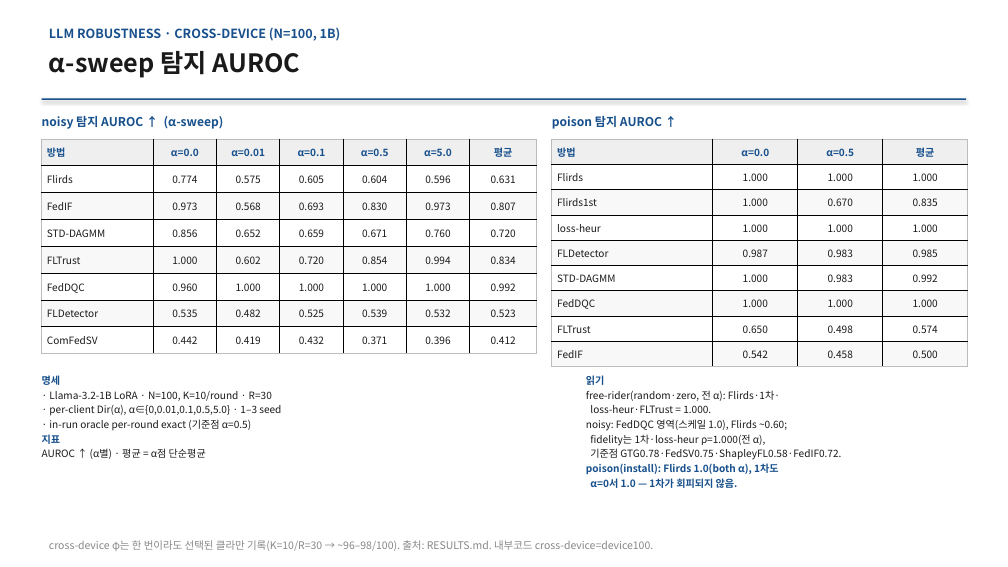
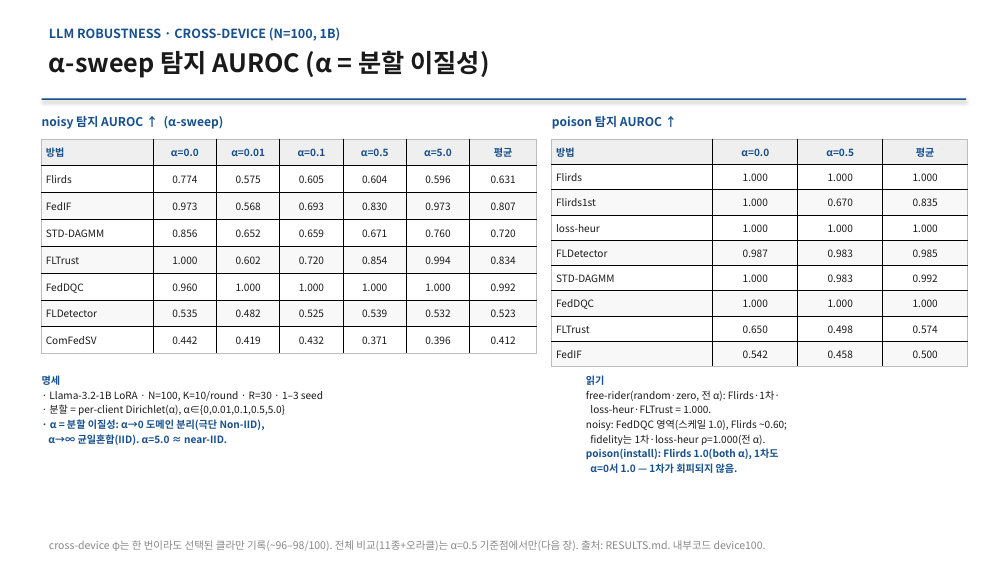
Before and after one commit to YongheeChoi/flirds, a slide deck: slide 9 of research-wiki/presentations/2026-06-results-report/flirds-results-2026-06.pptx (slide 8 before the commit). Drawn at 1008x567 pixels with LibreOffice and Linux fonts; fonts in the diff are those of the drawing. Boxes give left, top, right and bottom in pixels: in the first picture for what was removed or moved away, otherwise in the second. Text is boxed around its words. In the diff, an @@ line names an element or a change of style, - is before the commit and + after.

```diff
--- a/research-wiki/presentations/2026-06-results-report/flirds-results-2026-06.pptx
+++ b/research-wiki/presentations/2026-06-results-report/flirds-results-2026-06.pptx
@@ text at [49, 50, 489, 78]: text changed @@
-α-sweep 탐지 AUROC
+α-sweep 탐지 AUROC (α = 분할 이질성)
@@ text at [48, 391, 323, 445]: text changed @@
-· Llama-3.2-1B LoRA · N=100, K=10/round · R=30
-· per-client Dir(α), α∈{0,0.01,0.1,0.5,5.0} · 1–3 seed
-· in-run oracle per-round exact (기준점 α=0.5)
-지표
-AUROC ↑ (α별) · 평균 = α점 단순평균
+· Llama-3.2-1B LoRA · N=100, K=10/round · R=30 · 1–3 seed
+· 분할 = per-client Dirichlet(α), α∈{0,0.01,0.1,0.5,5.0}
+· α = 분할 이질성: α→0 도메인 분리(극단 Non-IID),
+α→∞ 균일혼합(IID). α=5.0 ≈ near-IID.
@@ text at [590, 434, 766, 446]: text changed @@
-fidelity는 1차·loss-heur ρ=1.000(전 α),
-기준점 GTG0.78·FedSV0.75·ShapleyFL0.58·FedIF0.72.
+fidelity는 1차·loss-heur ρ=1.000(전 α).
@@ text at [49, 540, 766, 551]: text changed @@
-cross-device φ는 한 번이라도 선택된 클라만 기록(K=10/R=30 → ~96–98/100). 출처: RESULTS.md. 내부코드 cross-device=device100.
+cross-device φ는 한 번이라도 선택된 클라만 기록(~96–98/100). 전체 비교(11종+오라클)는 α=0.5 기준점에서만(다음 장). 출처: RESULTS.md. 내부코드 device100.
```
Also in this commit, not shown: 13 other slides changed, 2 slides added, 18 other files.
